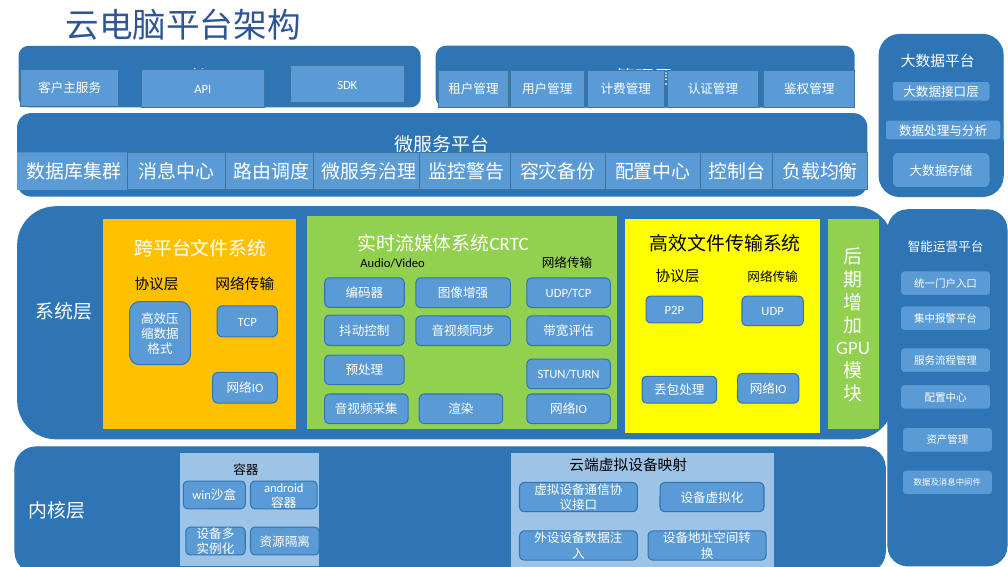
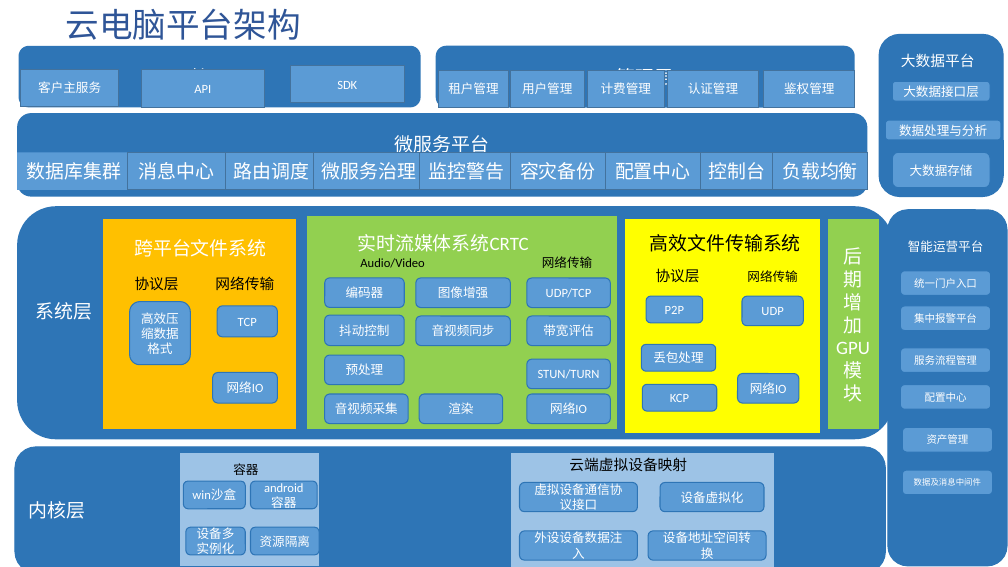
Before and after one commit to chensongpoixs/PoixsDesk, a slide deck: slide 2 of 云电脑平台架构.pptx. Drawn at 1008x567 pixels with LibreOffice and Linux fonts; fonts in the diff are those of the drawing. Boxes give left, top, right and bottom in pixels: in the first picture for what was removed or moved away, otherwise in the second. Text is boxed around its words. In the diff, an @@ line names an element or a change of style, - is before the commit and + after.

```diff
--- a/云电脑平台架构.pptx
+++ b/云电脑平台架构.pptx
@@ rounded rectangle "丢包处理": place and size @@
-rounded rectangle "丢包处理" at (643,377,717,403)
+rounded rectangle "丢包处理" at (641,345,715,371)
@@ rounded rectangle added at (643,384,717,411), fill #5B9BD5, outline #2E75B6 1 pt, 12 pt, text #FFFFFF @@
+KCP
```
Also in this commit, not shown: 1 other file.
